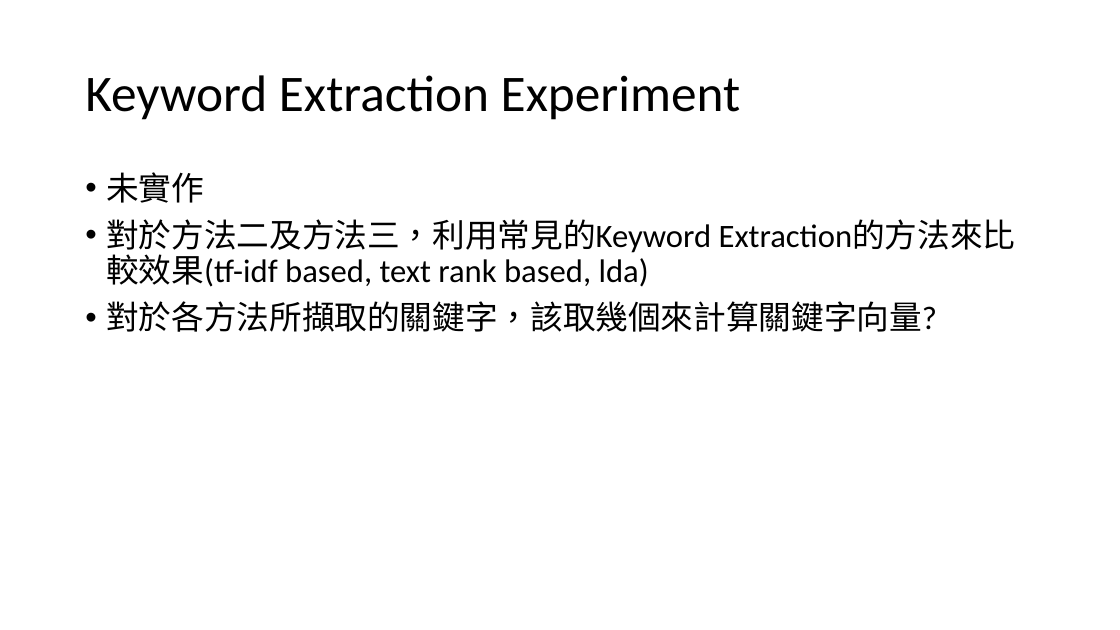
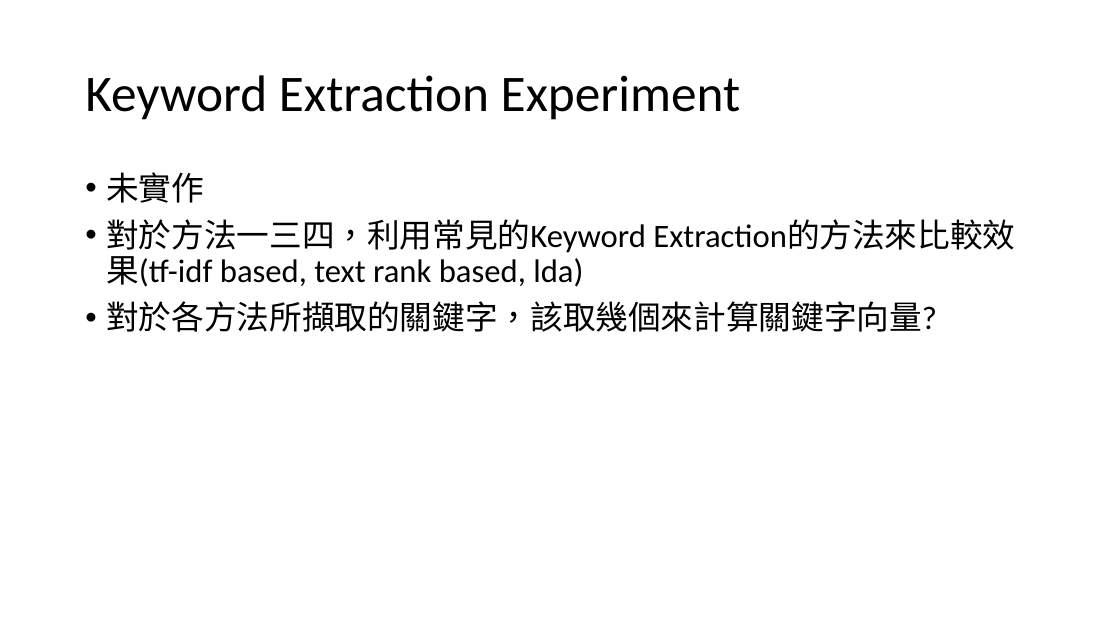
Before and after one commit to ZhongTing/HotTopicDetection, a slide deck: slide 55 of Hot-Topic-Detection.pptx (slide 32 before the commit). Drawn at 1120x630 pixels with LibreOffice and Linux fonts; fonts in the diff are those of the drawing. Boxes give left, top, right and bottom in pixels: in the first picture for what was removed or moved away, otherwise in the second. Text is boxed around its words. In the diff, an @@ line names an element or a change of style, - is before the commit and + after.

```diff
--- a/Hot-Topic-Detection.pptx
+++ b/Hot-Topic-Detection.pptx
@@ text at box(106, 219, 646, 287): text changed @@
-• 對於方法二及方法三，利用常見的Keyword Extraction的方法來比較效果(tf-idf based, text rank based, lda)
+• 對於方法一三四，利用常見的Keyword Extraction的方法來比較效果(tf-idf based, text rank based, lda)
```
Also in this commit, not shown: 10 other slides changed, 24 slides added, 3 slides removed, 12 other files.
